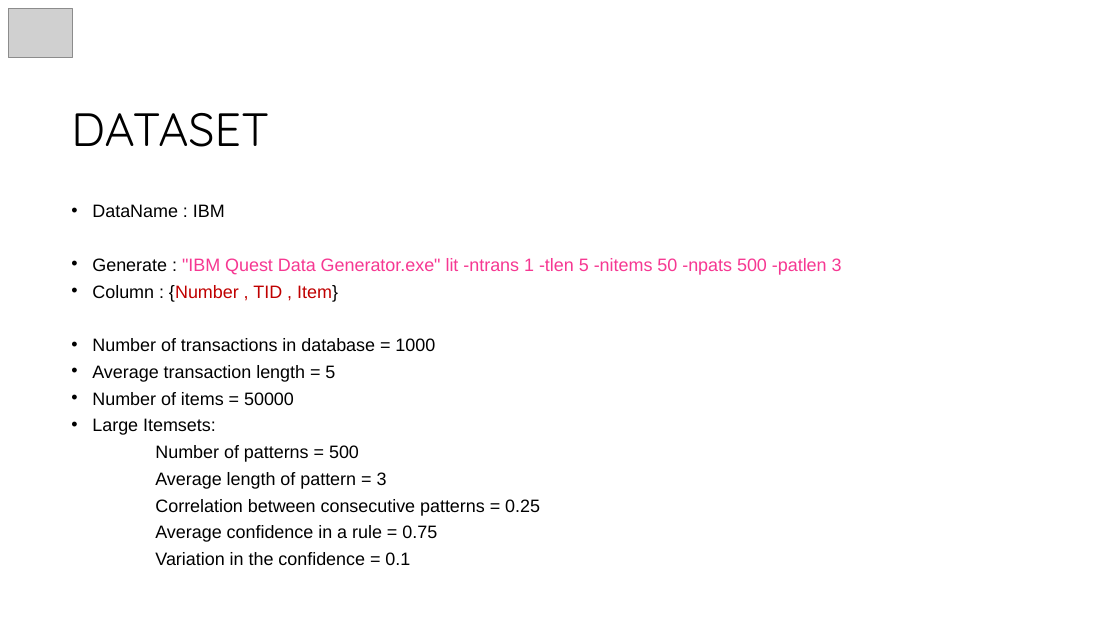
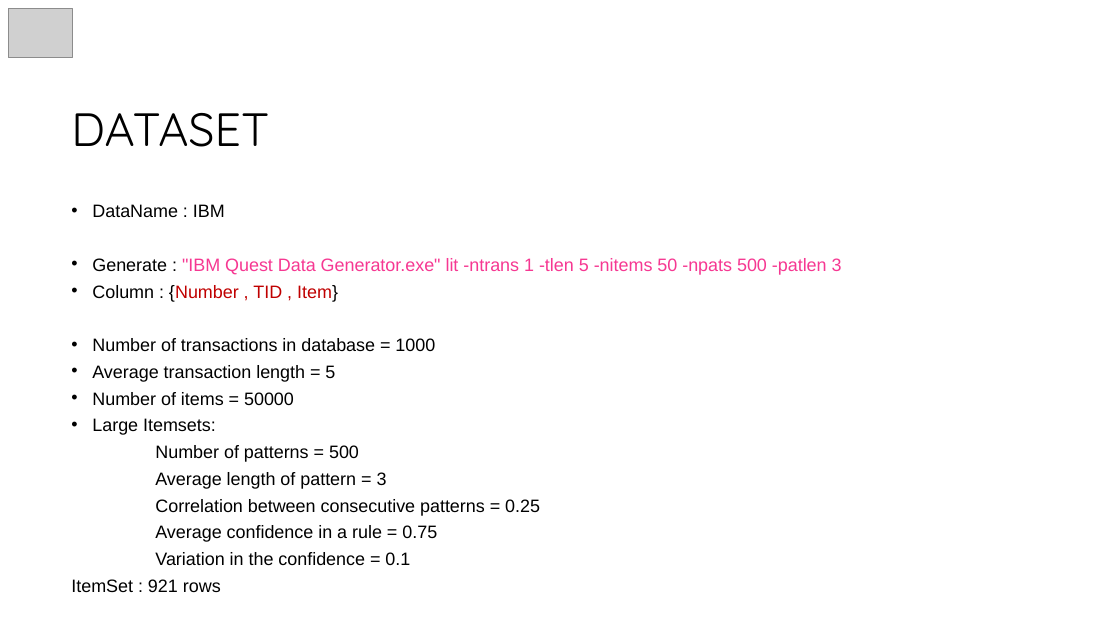
Before and after one commit to Leyan529/DataMining, a slide deck: slide 4 of Apriori/Report/Apriori Report.pptx. Drawn at 1120x630 pixels with LibreOffice and Linux fonts; fonts in the diff are those of the drawing; grey boxes stand for pictures; background and template pictures are left out. Boxes give left, top, right and bottom in pixels: in the first picture for what was removed or moved away, otherwise in the second. Text is boxed around its words. In the diff, an @@ line names an element or a change of style, - is before the commit and + after.

```diff
--- a/Apriori/Report/Apriori Report.pptx
+++ b/Apriori/Report/Apriori Report.pptx
@@ text at [71, 579, 221, 592]: paragraph added @@
+ItemSet : 921 rows
```
Also in this commit, not shown: 6 other slides changed, 4 slides added, 6 other files.
